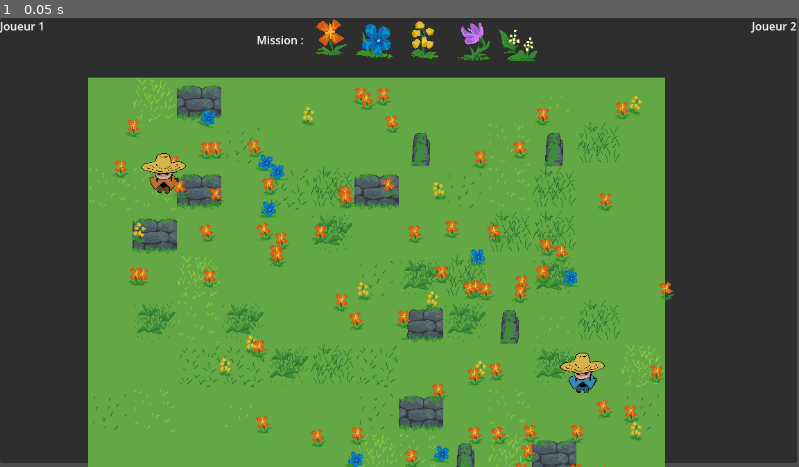
Above: before the commit, frame 1.
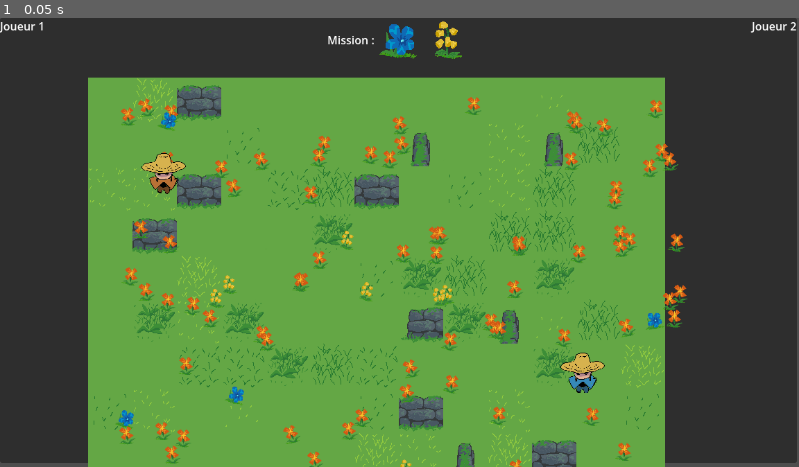
Above: after the commit, the same moment.

Repository: FablabMurat/2025GameJamCantal-1
Game: Godot game, scene res://root.tscn
Two runs of this game, one before a commit and one after it. Both use one fixed random seed, a clock stepped at 60 frames per second and the inputs below.
Inputs:
- Up to frame 1 (0.05 s): no input

The runs differ from the first frame. In frame 1, 7.6% of the frame differs, in the area x 14-86%, y 0-100%.

Commit message:
3 niveaux différents, chargés dynamiquement Suppression du Niveau dans Root

Diff:
--- a/niveau.gd
+++ b/niveau.gd
@@ -72,11 +72,12 @@
 
 func setmission(listflowers : Array):
 	mission = listflowers
-	for i in range(1,listflowers.size()+1) :
-		var ctrlImage = TextureRect.new()
-		ctrlImage.texture = load("res://Ressources/Images/flower_%02d.png" % i)
-		%HBoxMission.add_child(ctrlImage)
-
+	for i in range(0,listflowers.size()) :
+		if listflowers[i] != 0 :
+			for n in range(0,listflowers[i]) :
+				var ctrlImage = TextureRect.new()
+				ctrlImage.texture = load("res://Ressources/Images/flower_%02d.png" % (i+1))
+				%HBoxMission.add_child(ctrlImage)
 
 func fleurattrape(perso, fleur):
 	print ("Fleur ",fleur.flowertype," attrapé par ",perso.nperso)
--- a/root.gd
+++ b/root.gd
@@ -1,12 +1,34 @@
 extends Node
 
+var level = 1
+
+var missions : Array
+var niveau : Node2D
 
 # Called when the node enters the scene tree for the first time.
 func _ready() -> void:
 	pass # Replace with function body.
-	$Niveau.collect.connect(collected.bind())
+	missions.append([0,1,1,0,0])
+	missions.append([0,2,1,1,0])
+	missions.append([0,3,2,1,0])
 
-	$Niveau.setmission([1,2,3,4,5])
+	runlevel()
+
+func runlevel():
+	var niveautscn = load("res://niveau.tscn")
+	niveau = niveautscn.instantiate()
+
+	niveau.collect.connect(collected.bind())
+
+	niveau.setmission(missions[level-1])
+	add_child(niveau)
+
+func endoflevel():
+	level += 1
+
+	if missions.size() < level :
+		niveau.queue_free()
+		runlevel()
 
 func collected(perso, flowertype):
 	pass
--- a/root.tscn
+++ b/root.tscn
@@ -1,9 +1,6 @@
-[gd_scene load_steps=3 format=3 uid="uid://ci206nb0ldfju"]
+[gd_scene load_steps=2 format=3 uid="uid://ci206nb0ldfju"]
 
 [ext_resource type="Script" path="res://root.gd" id="1_1h7cp"]
-[ext_resource type="PackedScene" uid="uid://cp8fllwg0m5kk" path="res://niveau.tscn" id="2_xdtwy"]
 
 [node name="Root" type="Node"]
 script = ExtResource("1_1h7cp")
-
-[node name="Niveau" parent="." instance=ExtResource("2_xdtwy")]
